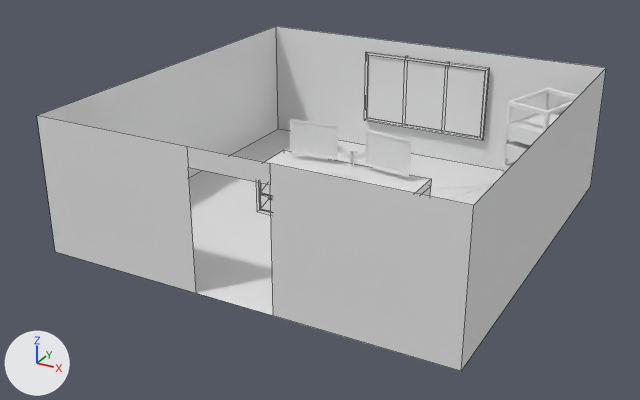
What one commit did to the FBX model Assets/Models/control.FBX.
The view is the same before and after, from a 50 mm camera at (2.84, -5.56, 2.87) aimed at (-0.1, -0.21, 0.2). Lighting does not change. The marker at lower left points along +X, +Y and +Z. Mesh edges are drawn as thin lines on the coarser meshes. Where no turn or scale is listed for an object, it has been applied to the vertices.

The older version as bpy lines, for what is in view:
```python
me_mesh = bpy.data.meshes.new('Mesh')
me_mesh.from_pydata(...)  # 14 vertices, 6 faces; spans x -1.52..1.52, y -1.52..1.52, z 0.0..1.02
# before: 8 (-0.29, -1.52, 0.0) at pixel (196, 293), 9 (0.29, -1.52, 0.0) at pixel (273, 315), 12 (-0.29, -1.52, 0.88) at pixel (188, 167), 13 (0.29, -1.52, 0.88) at pixel (270, 184)
me_mesh_007 = bpy.data.meshes.new('Mesh.007')
me_mesh_007.from_pydata([(-1.52, -1.52, 0.0), (1.52, -1.52, 0.0), (-1.52, 1.52, 0.0), (1.52, 1.52, 0.0), (-0.29, -1.52, 0.0), (0.29, -1.52, 0.0)], [], [(3, 2, 0, 4, 5, 1)])
me_mesh_009 = bpy.data.meshes.new('Mesh.009')
me_mesh_009.from_pydata(...)  # 112 vertices, 200 faces; spans x -0.196..0.818, y -0.046..0.061, z -0.068..0.258
ob_box007 = bpy.data.objects.new('Box007', me_mesh_009)
ob_box007.location = (-0.3, 0.068, 0.444)
ob_object001 = bpy.data.objects.new('Object001', me_mesh_007)
ob_object001.location = (0.0, 0.0, 0.0)
ob_plane001 = bpy.data.objects.new('Plane001', me_mesh)
ob_plane001.location = (0.0, 0.0, 0.0)
# also in view: 'Box001' at (0.0, -0.05, 0.19); 'Box004' at (1.18, 1.11, 0.58); 'Box002' at (0.01, 1.5, 0.58); 'Plane002' at (1.19, 1.13, 0.41)
```
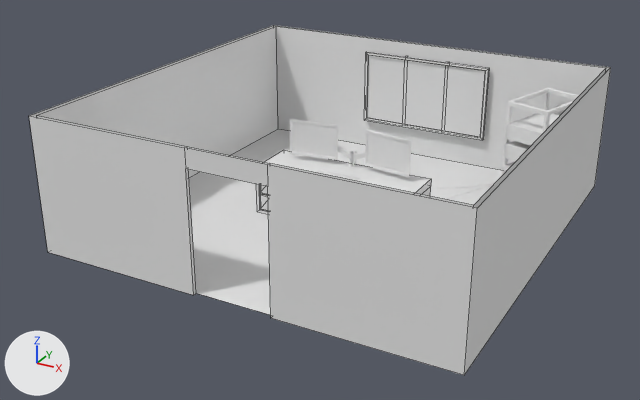
Changed parts and their boxes (x1, y1, x2, y2) in the pictures (640 x 400 px):
'Plane001', reshaped
    before: (37, 26, 606, 371)
    after: (29, 25, 611, 375)
part 1 of me_mesh, added
    after: (29, 25, 611, 375)

Diff of the bpy script that builds the scene:
```diff
--- a/Assets/Models/control.FBX.py
+++ b/Assets/Models/control.FBX.py
@@ me_mesh @@
 me_mesh.from_pydata(...)  # 14 vertices, 6 faces; spans x -1.52..1.52, y -1.52..1.52, z 0.0..1.02
 # used by ob_plane001; location = (0.0, 0.0, 0.0)
 # verts and faces of me_mesh; kept vertices keep their numbers, new ones are numbered from 14
+# me_mesh part 1
+for new, old in zip([*range(14, 18)], [8, 9, 12, 13]): verts[new] = verts[old] + (0.0, -0.03, 0.0)
+verts[18] = (-1.57, -1.55, 0.0)  # pixel (47, 252)
+verts[19] = (1.55, -1.55, 0.0)  # pixel (464, 375)
+verts[20] = (-1.57, -1.55, 1.02)  # pixel (28, 115)
+verts[21] = (1.55, -1.55, 1.02)  # pixel (477, 208)
+for new, old in zip([*range(22, 26)], [*range(18, 22)]): verts[new] = verts[old] + (0.0, 3.1, 0.0)
+verts[26] = (0.29, -1.55, 1.02)  # pixel (267, 164)
+verts[27] = (-0.29, -1.55, 1.02)  # pixel (184, 147)
+faces += [(19, 23, 25, 21), (22, 24, 25, 23), (18, 20, 24, 22), (15, 19, 21, 26, 17), (14, 16, 27, 20, 18), (16, 17, 26, 27)]
+faces += [(8, 12, 16, 14), (9, 15, 17, 13), (12, 13, 17, 16)]
```
